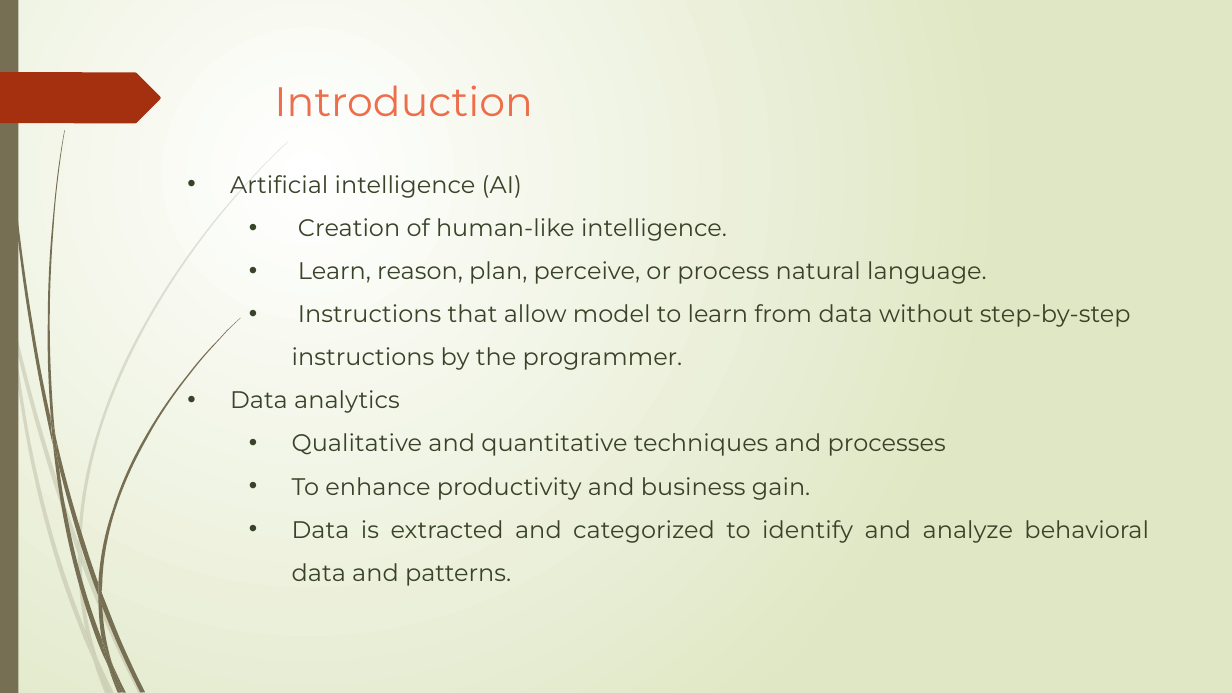
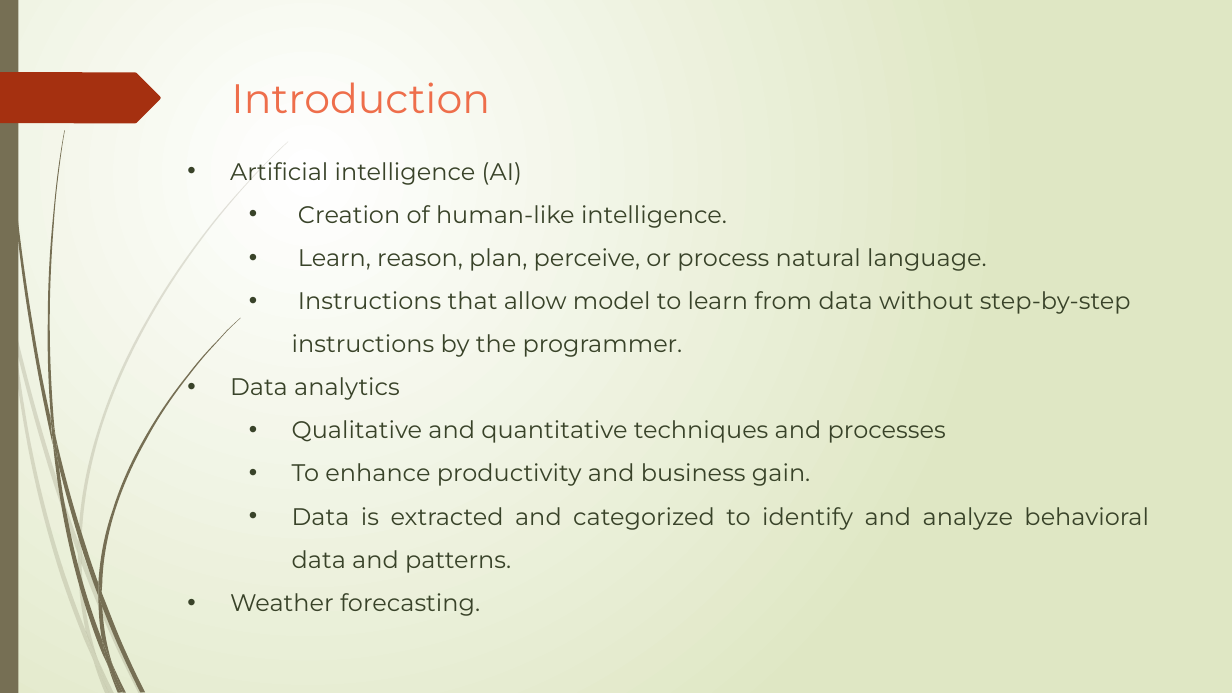
Before and after one commit to NavaneethVijay/vtuproject, a slide deck: slide 2 of Phase-II-Seminar.pptx. Drawn at 1232x693 pixels with LibreOffice and Linux fonts; fonts in the diff are those of the drawing. Boxes give left, top, right and bottom in pixels: in the first picture for what was removed or moved away, otherwise in the second. Text is boxed around its words. In the diff, an @@ line names an element or a change of style, - is before the commit and + after.

```diff
--- a/Phase-II-Seminar.pptx
+++ b/Phase-II-Seminar.pptx
@@ title "Introduction": place and size @@
-title "Introduction" at bbox=[274, 85, 533, 116]
+title "Introduction" at bbox=[231, 82, 490, 113]
@@ text "Artificial intelligence (AI)": place and size @@
-text "Artificial intelligence (AI)" at bbox=[230, 175, 1148, 586]
+text "Artificial intelligence (AI)" at bbox=[230, 162, 1148, 616]
@@ text at bbox=[230, 593, 480, 616]: paragraph added @@
+• Weather forecasting.
```
Also in this commit, not shown: 7 other slides changed, 1 slide added, 1 slide removed, 8 other files.
